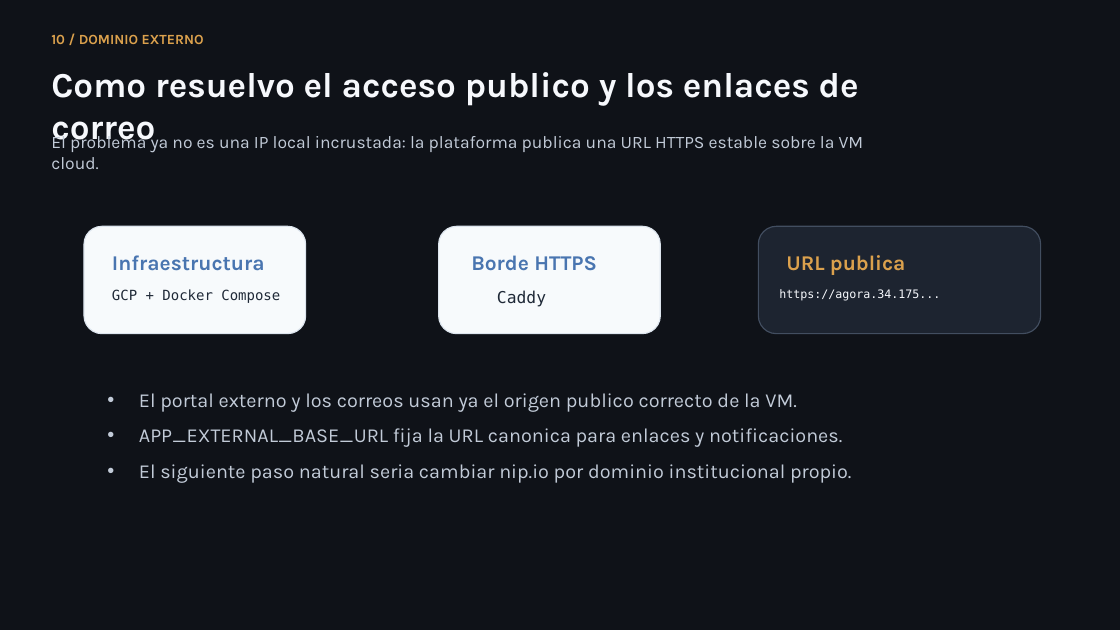
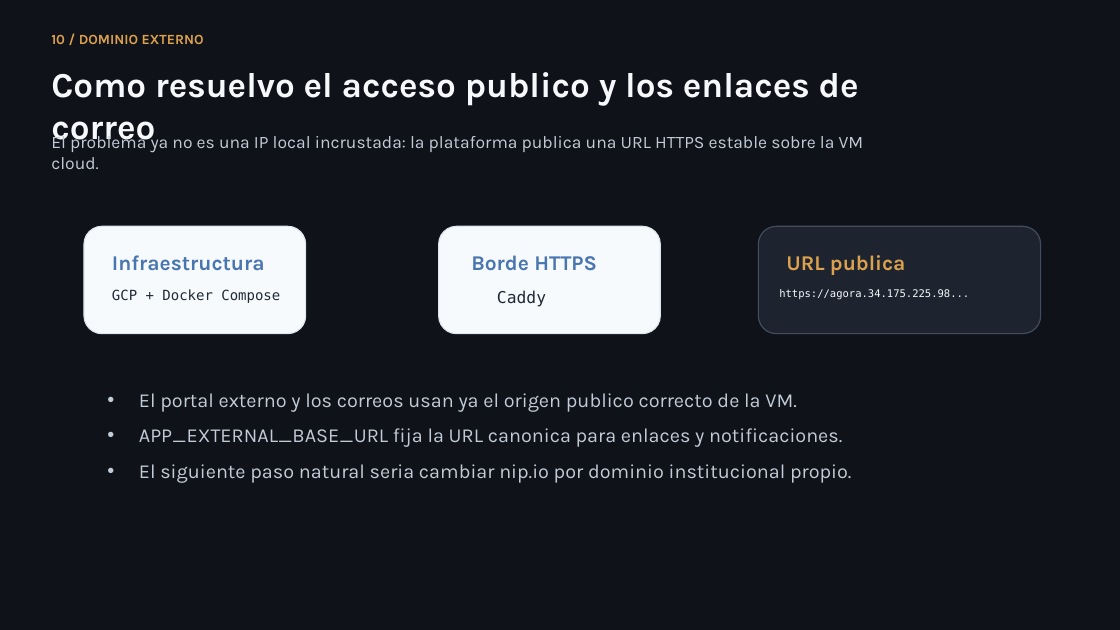
Before and after one commit to lmendez861/TFG-Agora, a slide deck: slide 11 of docs/presentacion-defensa-final.pptx. Drawn at 1120x630 pixels with LibreOffice and Linux fonts; fonts in the diff are those of the drawing. Boxes give left, top, right and bottom in pixels: in the first picture for what was removed or moved away, otherwise in the second. Text is boxed around its words. In the diff, an @@ line names an element or a change of style, - is before the commit and + after.

```diff
--- a/docs/presentacion-defensa-final.pptx
+++ b/docs/presentacion-defensa-final.pptx
@@ text at [779,289,969,300]: text changed; size 10 to 9 pt @@
-https://agora.34.175...
+https://agora.34.175.225.98...
```
Also in this commit, not shown: 6 other slides changed, 13 other files.
